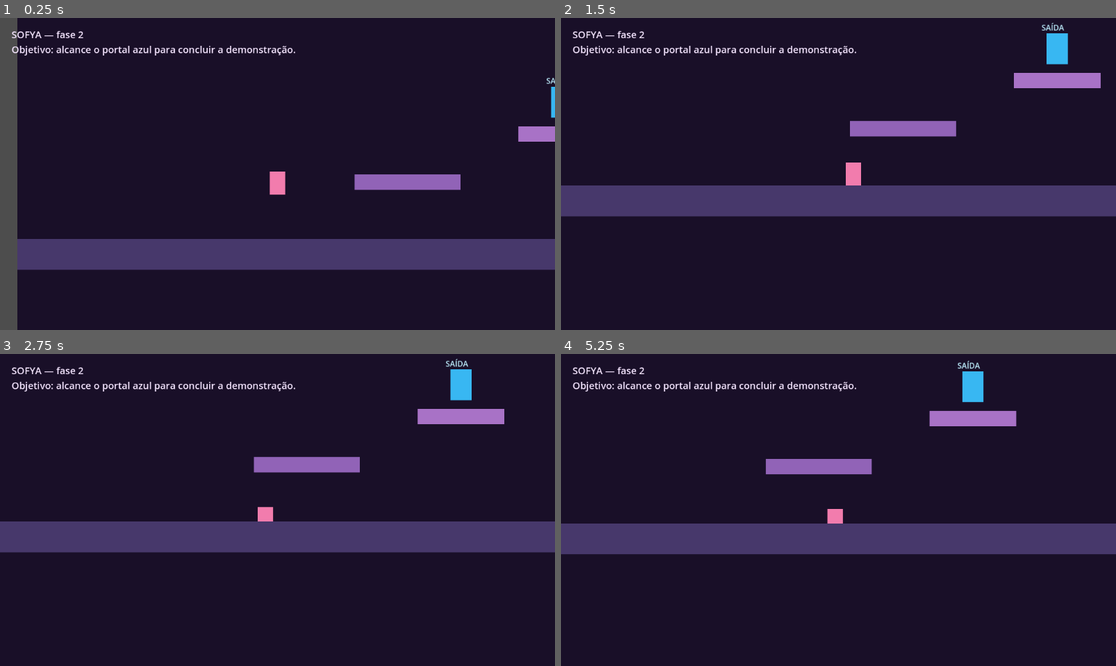
Above: before the commit, frames 1-4 (two rows, left to right).
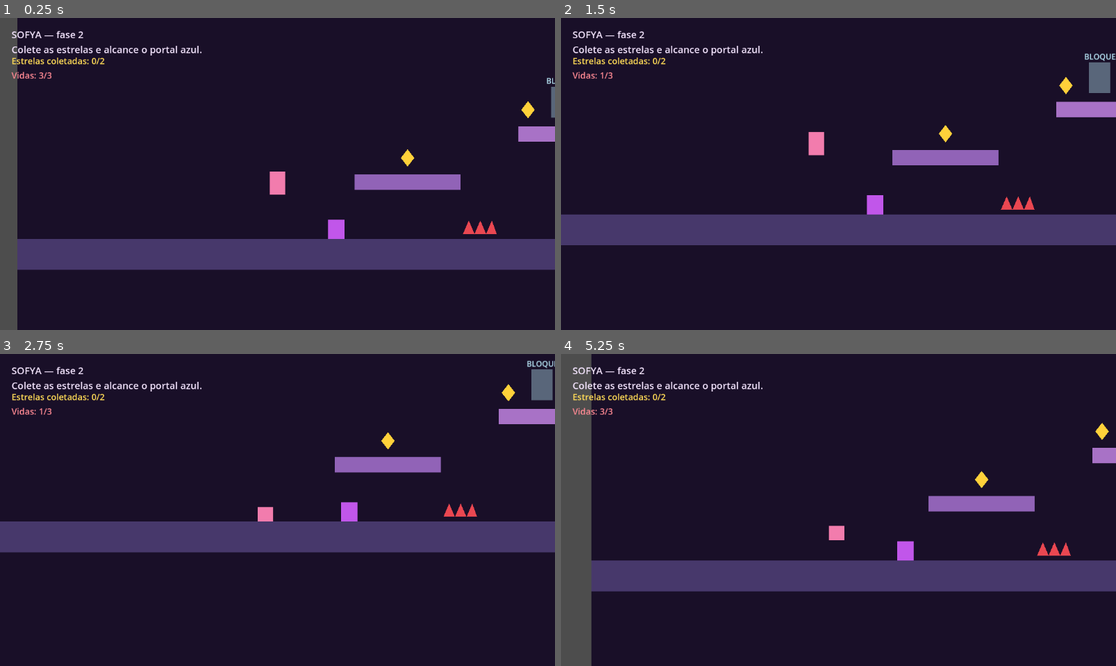
Above: after the commit, the same moments.

Repository: willianschultz/sofya
Game: Godot game, scene res://scenes/level_02.tscn
Same seed, same stepped clock (60 frames per second), same inputs: the game is played once before the commit and once after it. This scene is started directly instead of the project's main scene.
Inputs:
- Up to frame 1 (0.25 s): no input
- Up to frame 2 (1.5 s): hold S (crouch) 0.53-1.28 s; hold D (move_right) from 0.53 s (still down); tap Space (jump) at 0.77 s; tap Shift (run) at 1.35 s
- Up to frame 3 (2.75 s): tap Space (jump) at 1.52 s; release D (move_right) at 2.03 s; hold A (move_left) from 2.03 s (still down); hold S (crouch) from 2.03 s (still down)
- Up to frame 4 (5.25 s): release A (move_left) at 2.78 s; release S (crouch) at 2.78 s; hold D (move_right) 2.78-4.28 s; tap Shift (run) at 2.85, 4.35 s; tap Space (jump) at 3.02, 3.77, 4.52 s; hold S (crouch) 3.53-4.28 s; hold A (move_left) 4.28-5.03 s; hold D (move_right) from 5.03 s (still down); hold S (crouch) from 5.03 s (still down)

The runs differ from the first frame. In frame 1, 1.5% of the frame differs, in the area x 2-100%, y 8-71%; in frame 2, 24%; in frame 3, 5.0%; in frame 4, 29%, in the area x 0-100%, y 0-100%.

Commit message:
feat: make second level fully playable

Diff:
--- a/scenes/level_02.tscn
+++ b/scenes/level_02.tscn
@@ -1,7 +1,11 @@
-[gd_scene load_steps=6 format=3]
+[gd_scene load_steps=10 format=3]
 
 [ext_resource type="PackedScene" path="res://scenes/player.tscn" id="1_player"]
 [ext_resource type="PackedScene" path="res://scenes/level_exit.tscn" id="2_exit"]
+[ext_resource type="Script" path="res://scripts/level_controller.gd" id="3_controller"]
+[ext_resource type="PackedScene" path="res://scenes/collectible.tscn" id="4_collectible"]
+[ext_resource type="PackedScene" path="res://scenes/hazard.tscn" id="5_hazard"]
+[ext_resource type="PackedScene" path="res://scenes/enemy.tscn" id="6_enemy"]
 
 [sub_resource type="RectangleShape2D" id="FloorShape"]
 size = Vector2(1800, 64)
@@ -13,6 +17,7 @@
 size = Vector2(180, 32)
 
 [node name="Level02" type="Node2D"]
+script = ExtResource("3_controller")
 
 [node name="Background" type="Polygon2D" parent="."]
 polygon = PackedVector2Array(-400, -400, 1800, -400, 1800, 1000, -400, 1000)
@@ -53,6 +58,20 @@
 
 [node name="Exit" parent="." instance=ExtResource("2_exit")]
 position = Vector2(730, 264)
+requires_collectible = true
+
+[node name="CollectibleOne" parent="." instance=ExtResource("4_collectible") groups=["collectible"]]
+position = Vector2(410, 380)
+
+[node name="CollectibleTwo" parent="." instance=ExtResource("4_collectible") groups=["collectible"]]
+position = Vector2(660, 280)
+
+[node name="Hazard" parent="." instance=ExtResource("5_hazard") groups=["damage_source"]]
+position = Vector2(560, 524)
+
+[node name="Enemy" parent="." instance=ExtResource("6_enemy") groups=["damage_source"]]
+position = Vector2(280, 528)
+patrol_distance = 60.0
 
 [node name="Interface" type="CanvasLayer" parent="."]
 
@@ -61,4 +80,18 @@
 offset_top = 20.0
 theme_override_colors/font_color = Color(0.96, 0.9, 1, 1)
 theme_override_font_sizes/font_size = 20
-text = "SOFYA — fase 2\nObjetivo: alcance o portal azul para concluir a demonstração."
+text = "SOFYA — fase 2\nColete as estrelas e alcance o portal azul."
+
+[node name="Objective" type="Label" parent="Interface"]
+offset_left = 24.0
+offset_top = 76.0
+theme_override_colors/font_color = Color(1, 0.86, 0.34, 1)
+theme_override_font_sizes/font_size = 18
+text = "Estrelas coletadas: 0/2"
+
+[node name="Health" type="Label" parent="Interface"]
+offset_left = 24.0
+offset_top = 106.0
+theme_override_colors/font_color = Color(1, 0.54, 0.58, 1)
+theme_override_font_sizes/font_size = 18
+text = "Vidas: 3/3"
--- a/scenes/main.tscn
+++ b/scenes/main.tscn
@@ -1,8 +1,8 @@
-[gd_scene load_steps=7 format=3]
+[gd_scene load_steps=11 format=3]
 
 [ext_resource type="PackedScene" path="res://scenes/player.tscn" id="1_player"]
 [ext_resource type="PackedScene" path="res://scenes/level_exit.tscn" id="2_exit"]
-[ext_resource type="Script" path="res://scripts/main.gd" id="3_main"]
+[ext_resource type="Script" path="res://scripts/level_controller.gd" id="3_main"]
 [ext_resource type="PackedScene" path="res://scenes/collectible.tscn" id="4_collectible"]
 [ext_resource type="PackedScene" path="res://scenes/hazard.tscn" id="5_hazard"]
 [ext_resource type="PackedScene" path="res://scenes/enemy.tscn" id="6_enemy"]
@@ -74,19 +74,19 @@
 next_scene_path = "res://scenes/level_02.tscn"
 requires_collectible = true
 
-[node name="CollectibleOne" parent="." instance=ExtResource("4_collectible")]
+[node name="CollectibleOne" parent="." instance=ExtResource("4_collectible") groups=["collectible"]]
 position = Vector2(450, 390)
 
-[node name="CollectibleTwo" parent="." instance=ExtResource("4_collectible")]
+[node name="CollectibleTwo" parent="." instance=ExtResource("4_collectible") groups=["collectible"]]
 position = Vector2(800, 290)
 
-[node name="CollectibleThree" parent="." instance=ExtResource("4_collectible")]
+[node name="CollectibleThree" parent="." instance=ExtResource("4_collectible") groups=["collectible"]]
 position = Vector2(1050, 200)
 
-[node name="Hazard" parent="." instance=ExtResource("5_hazard")]
+[node name="Hazard" parent="." instance=ExtResource("5_hazard") groups=["damage_source"]]
 position = Vector2(630, 524)
 
-[node name="Enemy" parent="." instance=ExtResource("6_enemy")]
+[node name="Enemy" parent="." instance=ExtResource("6_enemy") groups=["damage_source"]]
 position = Vector2(900, 528)
 
 [node name="Interface" type="CanvasLayer" parent="."]
--- /dev/null
+++ b/scripts/level_controller.gd
@@ -0,0 +1,75 @@
+## Controlador comum das fases jogáveis do SOFYA.
+##
+## Responsável por:
+## - Contar itens coletados e liberar a saída.
+## - Exibir objetivo e vidas.
+## - Aplicar dano de obstáculos e inimigos.
+##
+## Cena relacionada: scenes/main.tscn e scenes/level_02.tscn
+## Documentação: docs/02_ESTRUTURA_PROJETO.md
+extends Node2D
+
+@onready var player: CharacterBody2D = $Player
+@onready var level_exit = $Exit
+@onready var objective_label: Label = $Interface/Objective
+@onready var health_label: Label = $Interface/Health
+
+var collectibles: Array[Node] = []
+
+
+func _ready() -> void:
+	for child in get_children():
+		if child.is_in_group("collectible"):
+			collectibles.append(child)
+			child.connect(&"collected", on_collectible_collected)
+		elif child.is_in_group("damage_source"):
+			child.connect(&"player_touched", on_damage_source_player_touched)
+
+	update_objective()
+	update_health()
+
+
+func on_collectible_collected() -> void:
+	if collected_count() >= collectibles.size():
+		level_exit.unlock()
+
+	update_objective()
+
+
+func collected_count() -> int:
+	var total: int = 0
+
+	for collectible in collectibles:
+		if collectible.get("has_been_collected"):
+			total += 1
+
+	return total
+
+
+func update_objective() -> void:
+	if collectibles.is_empty():
+		objective_label.text = "Objetivo: alcance o portal."
+		return
+
+	var count: int = collected_count()
+	if count >= collectibles.size():
+		objective_label.text = "Objetivo concluído: portal liberado."
+	else:
+		objective_label.text = "Estrelas coletadas: %d/%d" % [count, collectibles.size()]
+
+
+func on_damage_source_player_touched(hit_player: CharacterBody2D) -> void:
+	if hit_player != player:
+		return
+
+	player.take_damage()
+	update_health()
+
+	if player.current_health == 0:
+		get_tree().reload_current_scene()
+	else:
+		player.respawn()
+
+
+func update_health() -> void:
+	health_label.text = "Vidas: %d/%d" % [player.current_health, player.max_health]
--- a/scripts/main.gd
+++ /dev/null
@@ -1,67 +0,0 @@
-## Controlador da primeira cena do jogo.
-##
-## Responsável por abrir a última fase desbloqueada quando houver um salvamento.
-##
-## Cena relacionada: scenes/main.tscn
-## Documentação: docs/06_SALVAMENTO.md
-extends Node2D
-
-@onready var level_exit = $Exit
-@onready var objective_label: Label = $Interface/Objective
-@onready var health_label: Label = $Interface/Health
-@onready var hazard = $Hazard
-@onready var enemy = $Enemy
-
-var collectibles: Array = []
-var collected_count: int = 0
-
-
-func _ready() -> void:
-	var last_level_path: String = SaveManager.load_last_unlocked_level()
-
-	if last_level_path != scene_file_path:
-		get_tree().change_scene_to_file(last_level_path)
-		return
-
-	collectibles = [$CollectibleOne, $CollectibleTwo, $CollectibleThree]
-	for collectible in collectibles:
-		collectible.collected.connect(on_collectible_collected)
-
-	hazard.player_touched.connect(on_damage_source_player_touched)
-	enemy.player_touched.connect(on_damage_source_player_touched)
-
-	update_objective()
-	update_health()
-
-
-func on_collectible_collected() -> void:
-	collected_count += 1
-
-	if collected_count >= collectibles.size():
-		level_exit.unlock()
-
-	update_objective()
-
-
-func update_objective() -> void:
-	if collected_count >= collectibles.size():
-		objective_label.text = "Objetivo concluído: portal liberado."
-	else:
-		objective_label.text = "Estrelas coletadas: %d/%d" % [collected_count, collectibles.size()]
-
-
-func on_damage_source_player_touched(hit_player: CharacterBody2D) -> void:
-	if hit_player != $Player:
-		return
-
-	$Player.take_damage()
-	update_health()
-
-	if $Player.current_health == 0:
-		get_tree().reload_current_scene()
-	else:
-		$Player.respawn()
-
-
-func update_health() -> void:
-	health_label.text = "Vidas: %d/%d" % [$Player.current_health, $Player.max_health]
Not shown, changed: docs/02_ESTRUTURA_PROJETO.md
Not shown, changed: docs/04_CRIANDO_FASES.md
Not shown, changed: docs/06_SALVAMENTO.md
Not shown, changed: docs/09_PROXIMAS_ETAPAS.md
